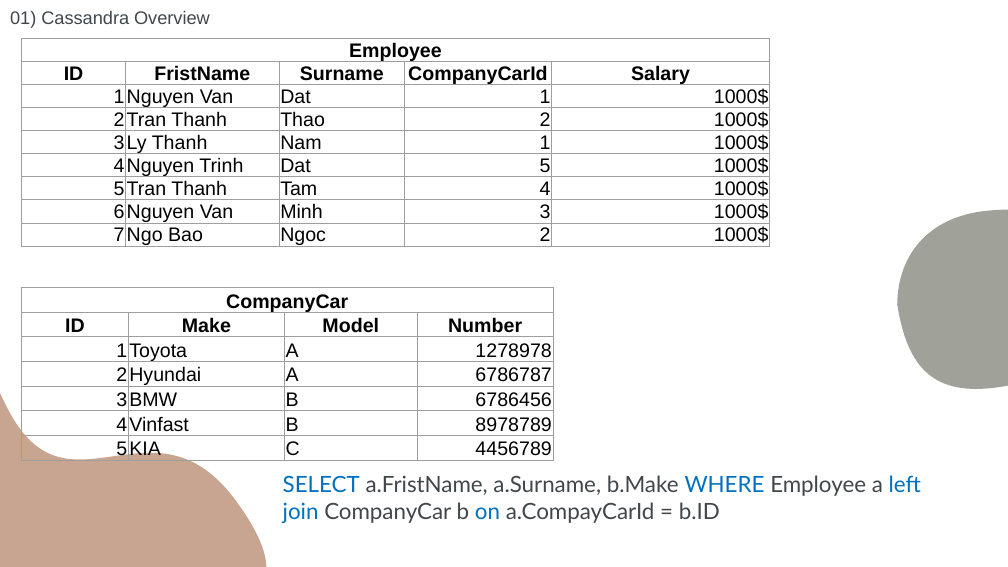
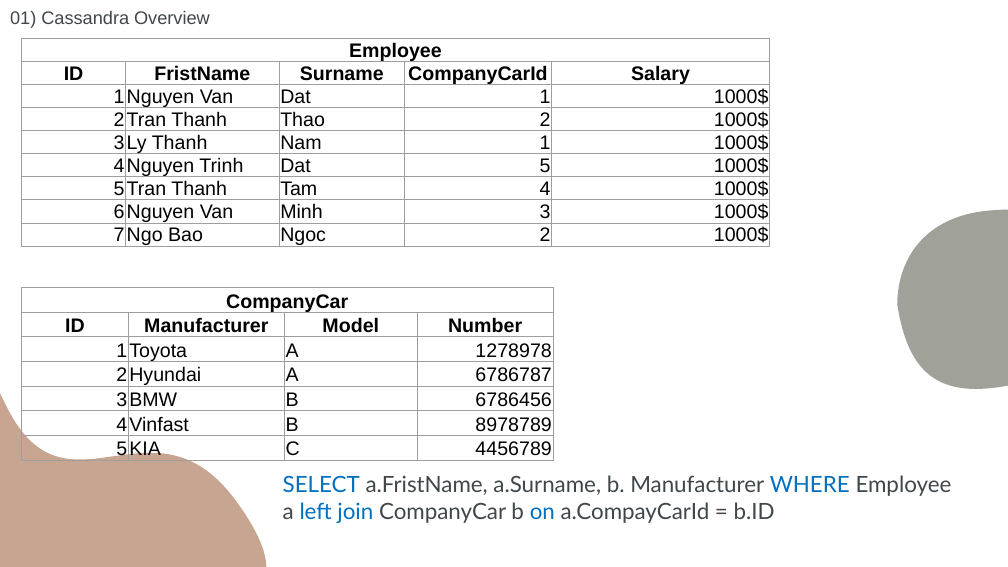
Before and after one commit to NguyenMinh2804/CassandraDemoo, a slide deck: slide 8 of Cassandra_Seminar.pptx. Drawn at 1008x567 pixels with LibreOffice and Linux fonts; fonts in the diff are those of the drawing. Boxes give left, top, right and bottom in pixels: in the first picture for what was removed or moved away, otherwise in the second. Text is boxed around its words. In the diff, an @@ line names an element or a change of style, - is before the commit and + after.

```diff
--- a/Cassandra_Seminar.pptx
+++ b/Cassandra_Seminar.pptx
@@ table at [21, 287, 553, 460] @@
-row 2, column 2: Make
+row 2, column 2: Manufacturer
@@ text at [283, 475, 952, 523]: text changed @@
-SELECT a.FristName, a.Surname, b.Make WHERE Employee a left join CompanyCar b on a.CompayCarId = b.ID
+SELECT a.FristName, a.Surname, b. Manufacturer WHERE Employee a left join CompanyCar b on a.CompayCarId = b.ID
```
Also in this commit, not shown: 7 other slides changed, 1 slide added, 1 slide removed, 1 other file.
